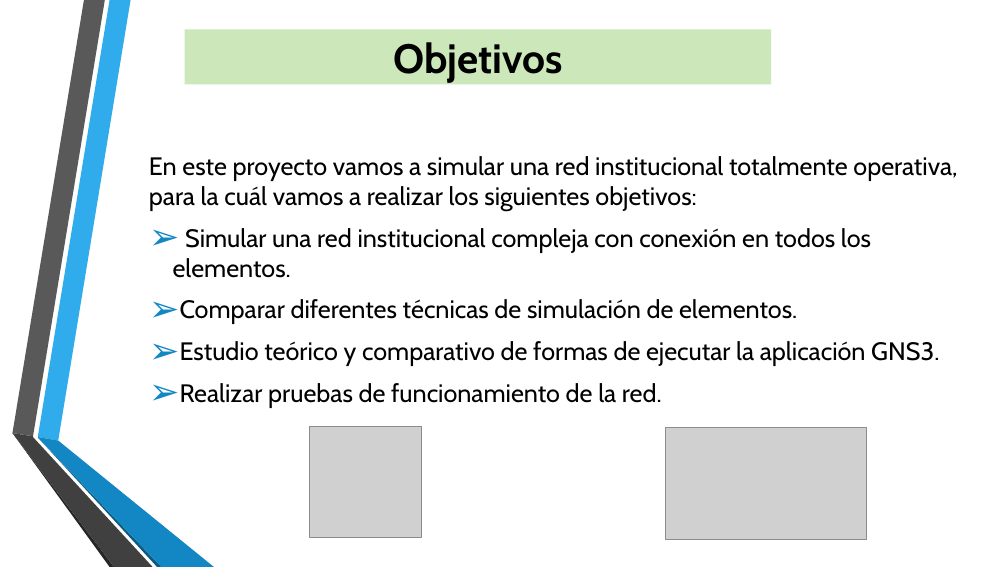
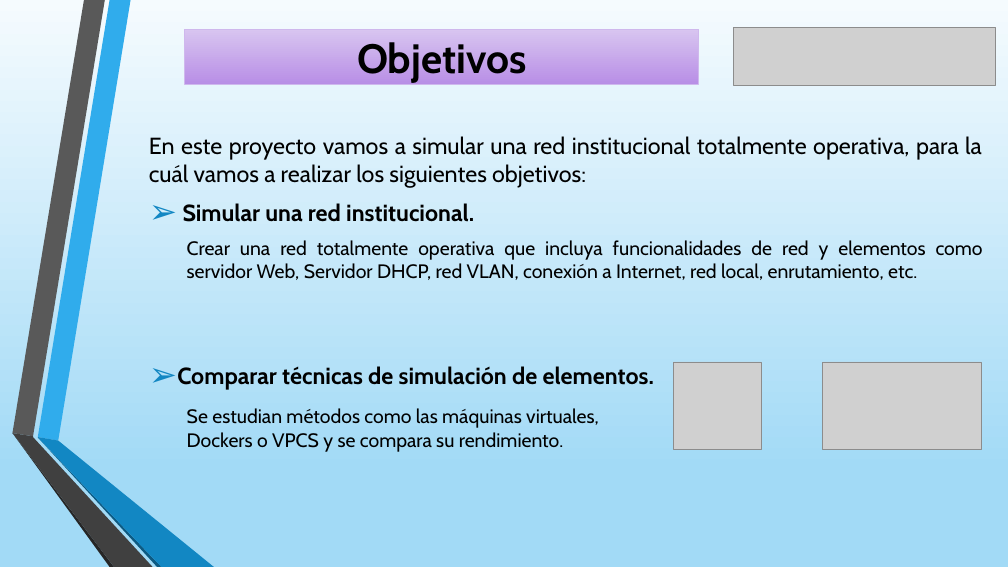
Before and after one commit to javi13gg/TFG_GII_O_MA_18.01-Simulaci-n-de-redes-con-GNS3, a slide deck: slide 3 of PRESENTACION.pptx. Drawn at 1008x567 pixels with LibreOffice and Linux fonts; fonts in the diff are those of the drawing; grey boxes stand for pictures; background and template pictures are left out. Boxes give left, top, right and bottom in pixels: in the first picture for what was removed or moved away, otherwise in the second. Text is boxed around its words. In the diff, an @@ line names an element or a change of style, - is before the commit and + after.

```diff
--- a/PRESENTACION.pptx
+++ b/PRESENTACION.pptx
@@ background picture (left out) to gradient #F5FBFE to #A2DAF6 to #C1E6F9 @@
@@ rectangle "Objetivos": place and size @@
-rectangle "Objetivos" at <box>185,29,771,85</box>
+rectangle "Objetivos" at <box>185,29,699,85</box>
@@ rectangle "Objetivos" at <box>185,29,699,85</box>: fill #CCE7B9 to gradient #D9C6F1 to #B88EE6; outline none to #D0B8EE 0.75 pt @@
@@ picture added at <box>734,27,996,85</box> @@
@@ text "En este proyecto vamos a ...": place and size @@
-text "En este proyecto vamos a ..." at <box>149,156,957,408</box>
+text "En este proyecto vamos a ..." at <box>149,136,983,452</box>
@@ text at <box>149,136,982,188</box>: size 24 to 22.2 pt in "En este proyecto vamos a simular una ..."; alignment left to justified @@
@@ text at <box>177,203,983,452</box>: text changed; size 24 to 18.5 pt @@
-➢ Simular una red institucional compleja con conexión en todos los elementos.
-➢ Comparar diferentes técnicas de simulación de elementos.
-➢ Estudio teórico y comparativo de formas de ejecutar la aplicación GNS3.
-➢ Realizar pruebas de funcionamiento de la red.
+➢ Simular una red institucional.
+  Crear una red totalmente operativa que incluya funcionalidades de red y elementos como servidor Web, Servidor DHCP, red VLAN, conexión a Internet, red local, enrutamiento, etc.
+➢ Comparar técnicas de simulación de elementos.
+Se estudian métodos como las máquinas virtuales,
+Dockers o VPCS y se compara su rendimiento.
@@ picture: place and size @@
-picture at <box>310,426,421,538</box>
+picture at <box>674,362,761,450</box>
@@ picture: place and size @@
-picture at <box>666,428,867,540</box>
+picture at <box>823,362,981,450</box>
```
Also in this commit, not shown: 12 other slides changed, 1 slide added.
